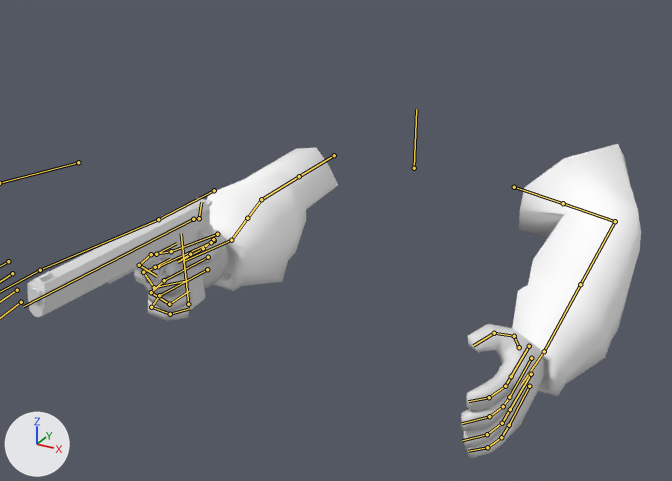
Before and after pictures for a commit that changed the Blender file Assets/Models/PistolAnimations4.blend.
Rendered twice from a 50 mm camera at (12.28, -23.78, 12.49) aimed at (0.84, -2.98, 2.09). The axes (+X, +Y, +Z) are drawn at lower left. The lights are the same throughout. Both versions are drawn at frame 146 of the action 'rigAction'; the numbers are the values there. The bones that bend it are drawn over the model as lines.

The first picture shows 'Corredera', 'Cube', 'Cube.001', 'Cube.003', 'Cuerpo', 'Gatillo', 'Recámara', 'Seguro', 'hand.R'.
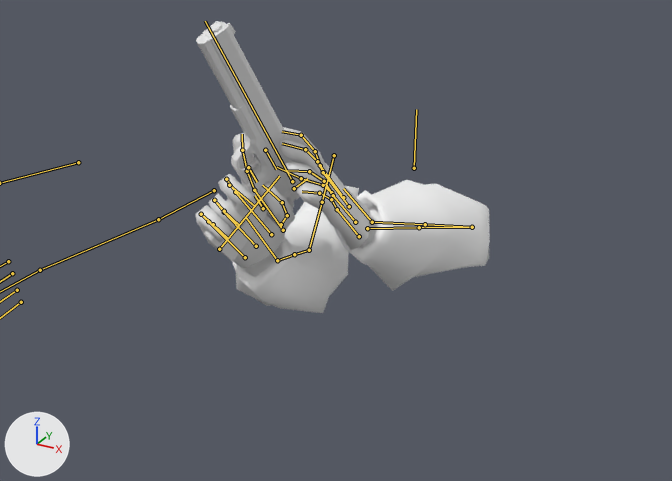
Pixel boxes (x1, y1, x2, y2) of what changed, in the pictures (672 x 481 px):
'Cube', posed (21% wider, 56% shorter): before (512, 144, 641, 396); after (334, 180, 490, 291)
'Cube.003', posed: before (207, 148, 338, 291); after (232, 186, 359, 313)
'Cube.001', posed (10% wider, 9% shorter): before (461, 324, 544, 459); after (279, 127, 370, 250)
'Corredera', posed: before (28, 197, 210, 317); after (196, 21, 302, 200)
'hand.R', posed (46% taller): before (134, 229, 228, 321); after (196, 133, 295, 268)
'Cuerpo', posed: before (29, 224, 213, 311); after (205, 22, 295, 262)
'Gatillo', posed: before (153, 257, 165, 276); after (239, 157, 261, 182)
'Seguro', posed (28% narrower, 26% taller): before (155, 241, 179, 259); after (262, 148, 279, 171)
'Recámara', posed (not visible afterwards): before (135, 217, 166, 233)
'Martillo', posed (not visible afterwards): before (205, 199, 213, 207)

The edits, one by one:
Bone 'upper_arm_ik.L' (bone_upper_arm_ik_l) moves from (0.0, 0.0, 0.0) to (1.02, 3.13, 4.09).
Bone 'f_index.01.L' (bone_f_index_01_l) turns from (0, 0, 0) to (-12, 0, 0) degrees about its own x, y and z.
Bone 'thumb.01.L' (bone_thumb_01_l) turns from (0, 0, 0) to (-13, -7, -7) degrees about its own x, y and z.
Bone 'f_middle.01.L' (bone_f_middle_01_l) turns from (0, 0, 0) to (-9, 0, 0) degrees about its own x, y and z.
Bone 'f_ring.01.L' (bone_f_ring_01_l) turns from (0, 0, 0) to (-4, 0, 0) degrees about its own x, y and z.
Bone 'f_pinky.01.L' (bone_f_pinky_01_l) turns from (0, 0, 0) to (-7, 0, 0) degrees about its own x, y and z.
Bone 'palm.L' (bone_palm_l) moves from (0.0, 0.0, 0.0) to (-0.33, -0.07, 0.37).
Bone 'upper_arm_ik.R' (bone_upper_arm_ik_r) turns from (0, 40, 0) to (0, 94, 0) degrees about its own x, y and z.
Bone 'f_index.01.R' (bone_f_index_01_r) turns from (-7, -1, -5) to (-4, 0, -11) degrees about its own x, y and z.
Bone 'f_index.02.R' (bone_f_index_02_r) turns from (15, -1, 2) to (0, 0, 0) degrees about its own x, y and z.
Bone 'f_index.03.R' (bone_f_index_03_r) turns from (12, 0, 0) to (-46, 0, 0) degrees about its own x, y and z.
Bone 'hand_ik.L' (bone_hand_ik_l) moves from (4.07, -4.0, -1.9) to (-0.22, -3.73, 2.74).
Bone 'hand_ik.L' (bone_hand_ik_l) turns from (0, 0, 0) to (-6, 62, 45) degrees about its own x, y and z.
Bone 'hand_ik.R' (bone_hand_ik_r) moves from (-0.12, -0.65, 1.1) to (-1.02, -1.95, 2.04).
Bone 'hand_ik.R' (bone_hand_ik_r) turns from (-9, -20, 2) to (-31, -41, -38) degrees about its own x, y and z.
